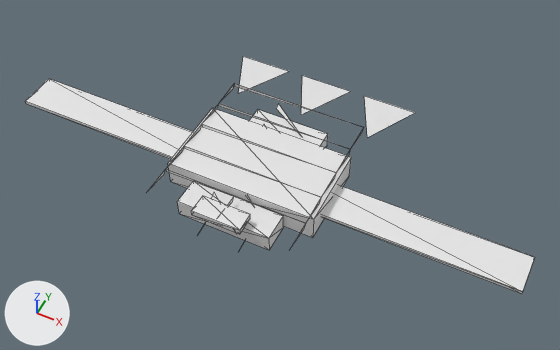
What one commit did to the OBJ model GameData/Meshes/Designs/korath/korath_gunship_mk1_06.obj.
Before and after are seen from a 50 mm lens placed at (4.94, -9.02, 11.6), pointed at (0.28, 0.32, -0.07). Arrows for +X, +Y and +Z are at lower left; the lights stay in place. The picture after the commit comes second. Mesh edges are drawn as thin lines. Where no turn or scale is listed for an object, it has been applied to the vertices. Vertices at exactly the same position are counted once.

Objects in the first picture: 'korath_gunship_mk1_06'.
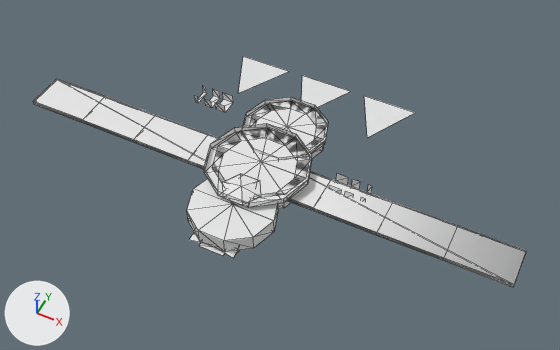
Where the change shows, as pixel boxes (x1, y1, x2, y2) in the pictures (560 x 350 px):
'korath_gunship_mk1_06', reshaped
    before: (26, 56, 535, 294)
    after: (34, 56, 526, 287)
part 1 of me_korath_gunship_mk1_06, rebuilt (49% narrower, 49% shorter)
    before: (150, 83, 363, 247)
    after: (204, 124, 312, 207)
part 2 of me_korath_gunship_mk1_06, rebuilt (47% narrower, 37% shorter)
    before: (168, 108, 351, 238)
    after: (213, 128, 310, 209)
part 3 of me_korath_gunship_mk1_06, rebuilt
    before: (177, 182, 283, 250)
    after: (187, 179, 278, 252)
part 4 of me_korath_gunship_mk1_06, rebuilt
    before: (249, 110, 328, 148)
    after: (250, 101, 326, 159)
part 5 of me_korath_gunship_mk1_06, rebuilt
    before: (26, 79, 193, 159)
    after: (34, 79, 218, 169)
part 6 of me_korath_gunship_mk1_06, rebuilt
    before: (321, 185, 535, 294)
    after: (287, 171, 526, 287)
part 7 of me_korath_gunship_mk1_06, deleted
    before: (192, 103, 301, 242)
part 8 of me_korath_gunship_mk1_06, reshaped
    after: (189, 86, 372, 258)

Patch to the scene script:
```diff
--- a/GameData/Meshes/Designs/korath/korath_gunship_mk1_06.obj.py
+++ b/GameData/Meshes/Designs/korath/korath_gunship_mk1_06.obj.py
@@ me_korath_gunship_mk1_06 @@
 # used by ob_korath_gunship_mk1_06; location = (0.0, 0.0, 0.0)
-me_korath_gunship_mk1_06.from_pydata(...)  # 141 vertices, 109 faces; spans x -5.36..5.36, y -1.73..3.18, z -0.09..0.61
+me_korath_gunship_mk1_06.from_pydata(...)  # 395 vertices, 439 faces; spans x -5.19..5.19, y -1.97..3.18, z -0.02..0.57
+# me_korath_gunship_mk1_06 part 1: the loose piece of 27 vertices spanning x -1.48..1.48, y -1.73..1.67, z 0.52..0.61 is rebuilt with 33 vertices and now spans x -1.06..1.06, y -1.08..0.94, z 0.44..0.57
+# me_korath_gunship_mk1_06 part 2: the loose piece of 8 vertices spanning x -1.56..1.56, y -0.87..0.87, z 0.0..0.55 is rebuilt with 24 vertices and now spans x -0.96..0.96, y -0.86..0.97, z 0.05..0.44
+# me_korath_gunship_mk1_06 part 3: the loose piece of 8 vertices spanning x -0.96..0.96, y -1.5..-0.92, z 0.02..0.38 is rebuilt with 24 vertices and now spans x -0.86..0.86, y -1.92..-0.28, z 0.05..0.38
+# me_korath_gunship_mk1_06 part 4: the loose piece of 8 vertices spanning x -0.81..0.81, y 0.52..1.44, z 0.0..0.33 is rebuilt with 24 vertices and now spans x -0.81..0.81, y 0.44..1.98, z 0.05..0.38
+# me_korath_gunship_mk1_06 part 5: the loose piece of 8 vertices spanning x -5.36..-0.06, y -0.52..0.29, z 0.23..0.31 is rebuilt with 48 vertices and now spans x -5.19..-0.09, y -0.46..0.35, z 0.24..0.33
+# me_korath_gunship_mk1_06 part 6: the loose piece of 8 vertices spanning x 0.06..5.36, y -0.52..0.29, z 0.23..0.31 is rebuilt with 40 vertices and now spans x 0.09..5.19, y -0.46..0.35, z 0.24..0.33
+# me_korath_gunship_mk1_06 part 7: 15 loose pieces with 50 vertices, spanning x -0.5..0.5, y -1.73..1.67, z -0.09..0.61, are deleted
+# me_korath_gunship_mk1_06 part 8
+# 12 vertices are removed from x -3.65..3.65, y -0.63..0.35, z -0.05..0.46
+# 4 faces are deleted
+# 104 vertices are added at x -3.01..2.42, y -1.97..1.95, z -0.01..0.55
+# 24 new vertices lie (0.0, 0.0, 0.2) away from vertices in x -2.17..2.17, y 0.12..1.5, z 0.21
+# 16 new vertices lie (0.52, 0.0, 0.0) away from vertices in x -0.26, y -1.97..1.67, z -0.01..0.01
+# 14 new vertices lie (0.0, 0.18, 0.0) away from vertices in x -0.47..0.47, y -1.97..1.49, z 0.05
+# 11 new vertices lie (0.0, 0.0, 0.11) away from vertices in x -0.89..0.89, y 0.26..1.95, z 0.38
+# 8 new vertices lie (1.45, 0.0, 0.0) away from vertices in x -3.01..1.56, y -0.17..0.06, z 0.25..0.27
+# 126 new faces join them
+# other edits to the shape of me_korath_gunship_mk1_06 do not show in these pictures
```
